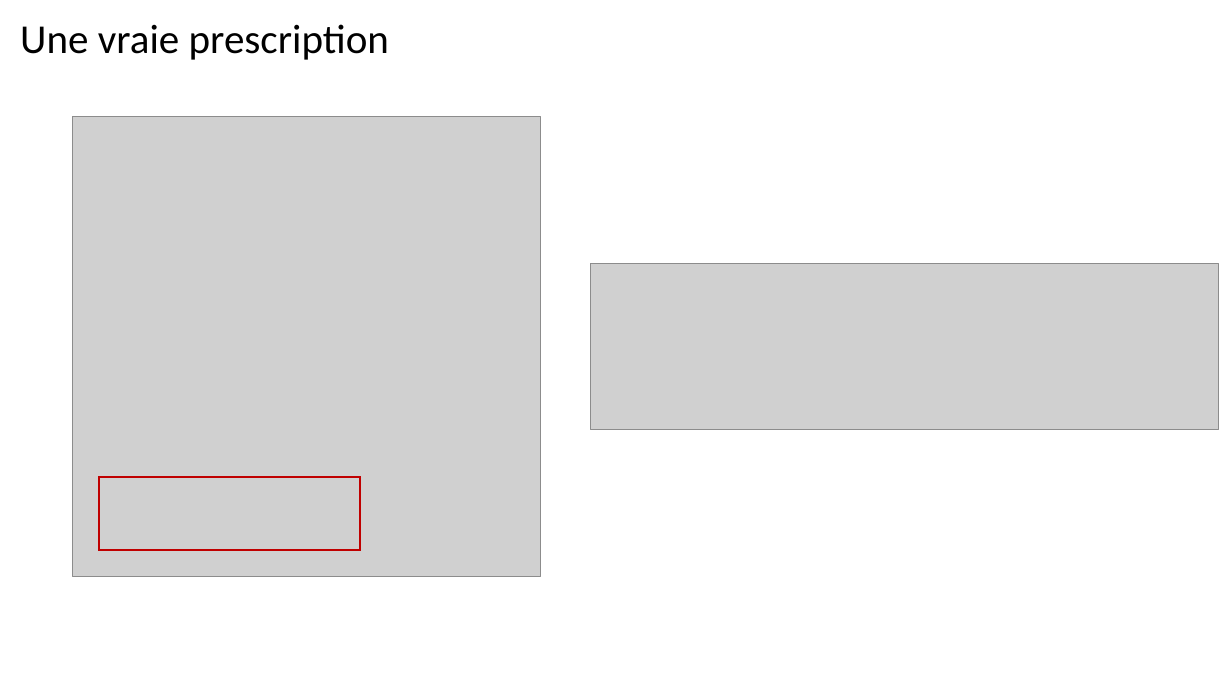
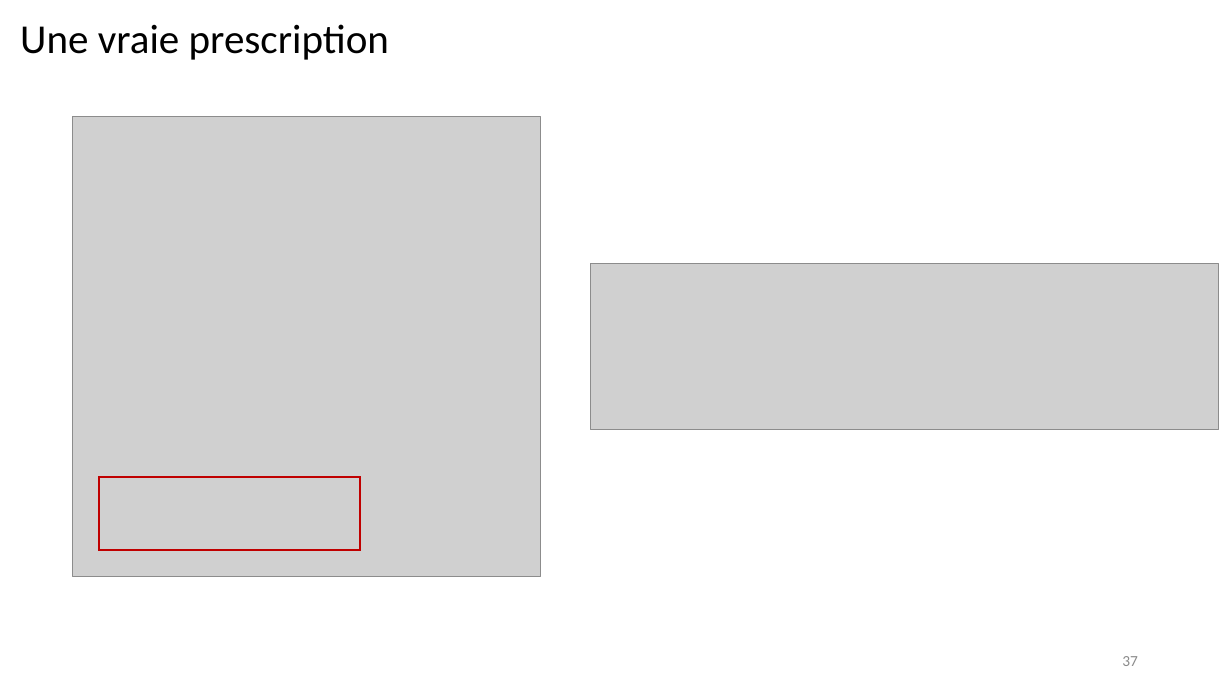
Before and after one commit to nicoszpako/POPPL, a slide deck: slide 37 of POP-PL.pptm (slide 43 before the commit). Drawn at 1232x693 pixels with LibreOffice and Linux fonts; fonts in the diff are those of the drawing; grey boxes stand for pictures. Boxes give left, top, right and bottom in pixels: in the first picture for what was removed or moved away, otherwise in the second. Text is boxed around its words. In the diff, an @@ line names an element or a change of style, - is before the commit and + after.

```diff
--- a/POP-PL.pptm
+++ b/POP-PL.pptm
@@ page number added at [1122,656,1138,666], 12 pt, text #8C8C8C @@
+37
```
Also in this commit, not shown: 35 other slides changed, 2 slides added, 8 slides removed.
